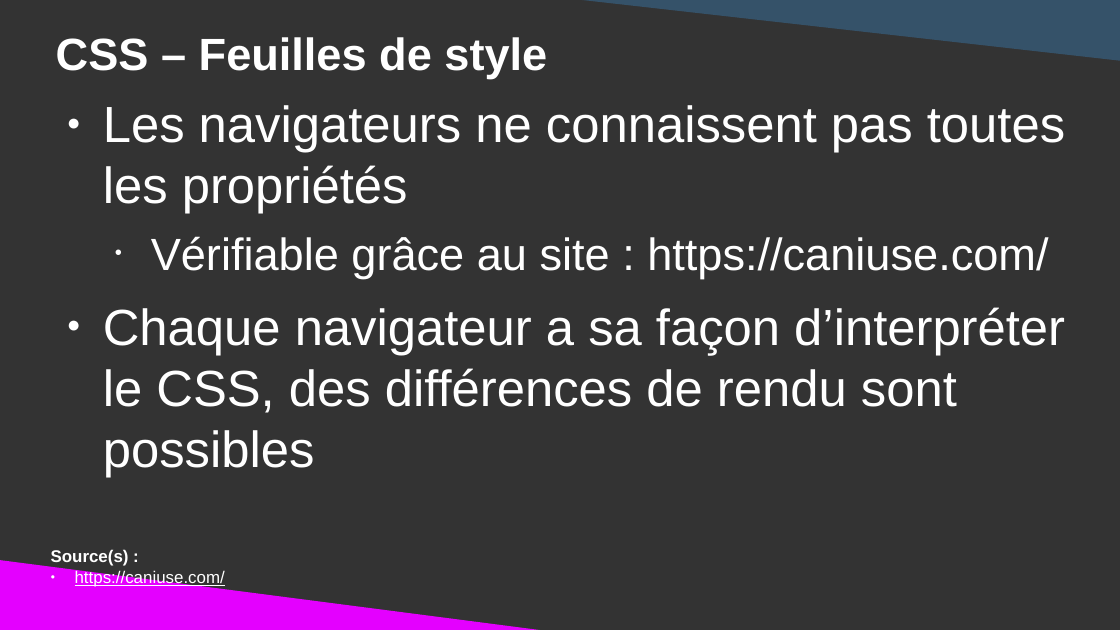
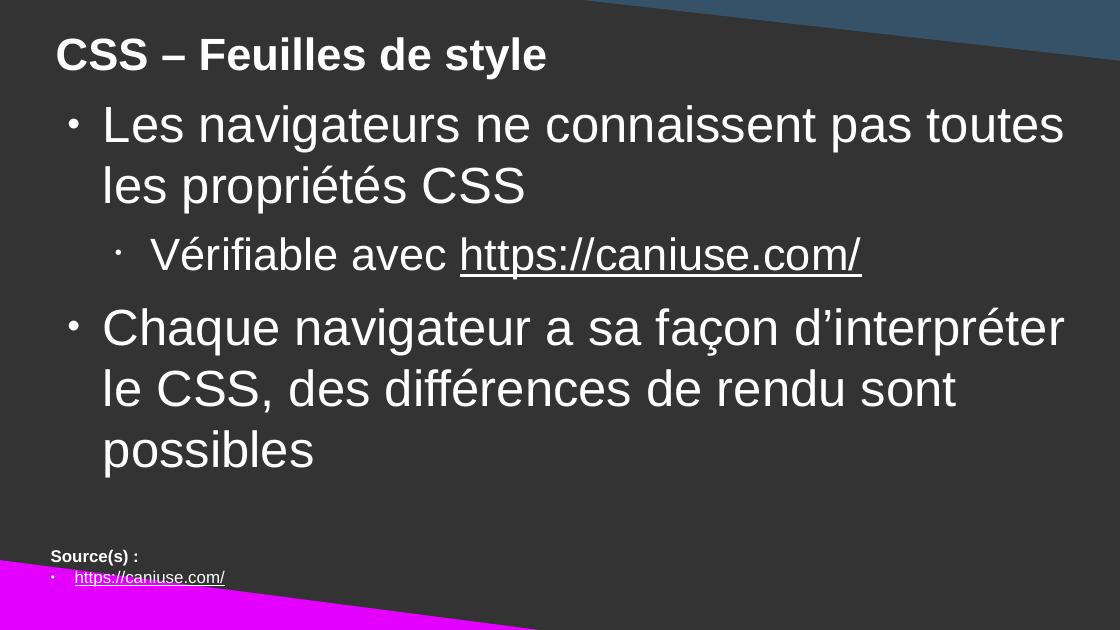
Before and after one commit to DanYellow/cours, a slide deck: slide 11 of integration-web-s1/travaux-pratiques/numero-3/presentation.odp. Drawn at 1120x630 pixels with LibreOffice and Linux fonts; fonts in the diff are those of the drawing. Boxes give left, top, right and bottom in pixels: in the first picture for what was removed or moved away, otherwise in the second. Text is boxed around its words. In the diff, an @@ line names an element or a change of style, - is before the commit and + after.

```diff
--- a/integration-web-s1/travaux-pratiques/numero-3/presentation.odp
+++ b/integration-web-s1/travaux-pratiques/numero-3/presentation.odp
@@ text at (x1=103, y1=105, x2=1065, y2=279): text changed @@
-● Les navigateurs ne connaissent pas toutes les propriétés
-  • Vérifiable grâce au site : https://caniuse.com/
+● Les navigateurs ne connaissent pas toutes les propriétés CSS
+  • Vérifiable avec https://caniuse.com/
```
Also in this commit, not shown: 48 other slides changed, 1 slide added, 1 slide removed, 3 other files.
